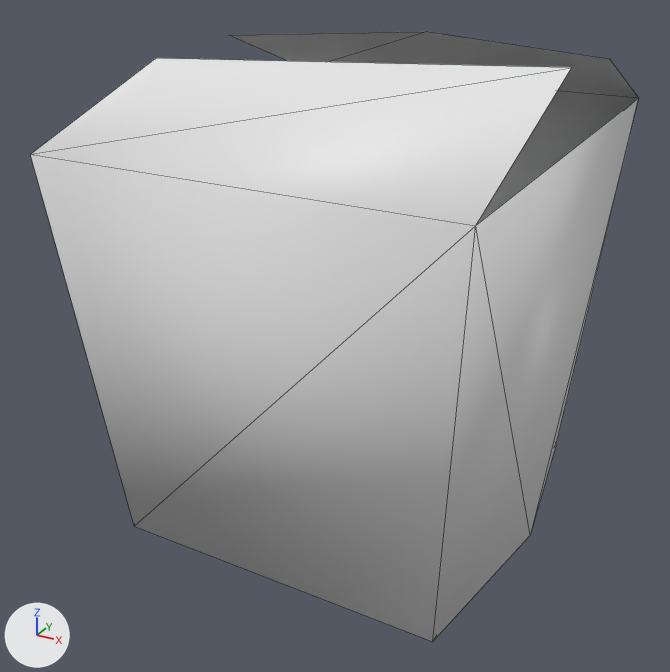
One commit to the FBX model Assets/Models/box_paper.fbx: the scene before it, then after it.
Both versions are drawn from a camera (50 mm lens) standing at (0.791, -1.654, 1.188) and looking at (-0.075, -0.08, 0.401). Arrows for +X, +Y and +Z are at lower left; the lights stay in place. Mesh edges are drawn as thin lines. Materials are left out; every surface is plain grey.

Objects in the first picture: 'box_paper'.
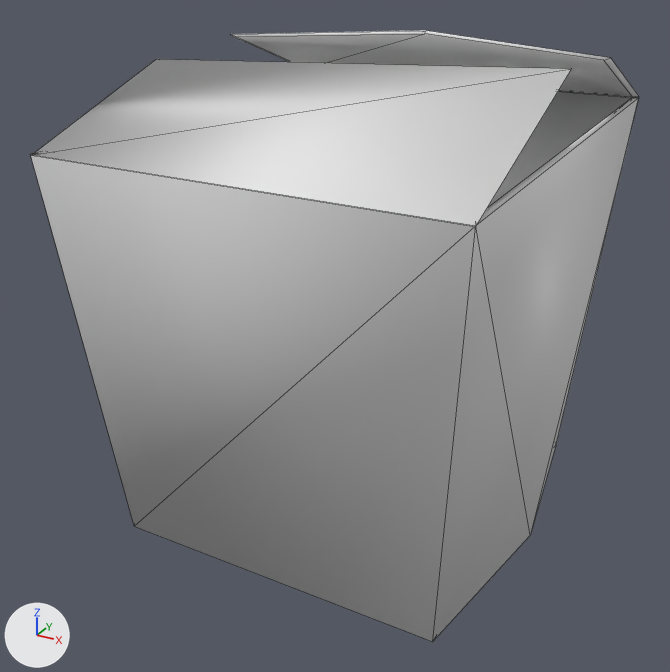
Where the newer file only moved an object's origin or applied its transform, the numbers keep the older frame.

Patch to the scene script:
```diff
--- a/Assets/Models/box_paper.fbx.py
+++ b/Assets/Models/box_paper.fbx.py
@@ me_box_paper @@
 # used by ob_box_paper; location = (0.0, 0.0, 0.4)
-me_box_paper.from_pydata(...)  # 16 vertices, 19 faces; spans x -0.502..0.384, y -0.525..0.478, z -0.4..0.599
+me_box_paper.from_pydata(...)  # 22 vertices, 34 faces; spans x -0.502..0.382, y -0.525..0.478, z -0.4..0.459
+# me_box_paper part 1
+# 5 vertices are removed from x -0.471..0.384, y -0.132..0.146, z 0.549..0.599
+# 4 faces are deleted
+# 11 vertices are added at x -0.488..0.371, y -0.499..0.454, z -0.356..0.459
+# 19 new faces join them
@@ me_lid_b @@
+me_lid_b.from_pydata([(-0.445, 0.046, 0.009), (0.371, 0.014, 0.011), (0.373, 0.387, 0.16), (-0.451, 0.395, 0.125), (-0.458, 0.021, 0.005), (0.382, -0.012, 0.008), (0.384, 0.38, 0.165), (-0.464, 0.389, 0.128)], [], [(1, 0, 2), (2, 0, 3), (5, 6, 4), (6, 7, 4), (0, 4, 7, 3), (3, 7, 6, 2), (1, 2, 3, 7, 6, 5), (1, 5, 4, 0)])
@@ me_lid_a @@
+me_lid_a.from_pydata([(-0.458, 0.006, 0.008), (0.37, -0.024, 0.007), (-0.457, -0.31, 0.115), (0.368, -0.31, 0.114), (0.008, -0.312, 0.143), (-0.471, 0.03, 0.006), (0.381, -0.002, 0.005), (-0.471, -0.303, 0.118), (0.379, -0.302, 0.117), (0.008, -0.305, 0.149)], [], [(0, 4, 2), (4, 0, 1, 3), (5, 7, 9), (9, 8, 6, 5), (3, 1, 6, 8), (3, 8, 9, 4), (2, 4, 9, 7), (2, 7, 5, 0), (1, 0, 5, 6)])
@@ ob_lid_b @@
+ob_lid_b = bpy.data.objects.new('Lid_B', me_lid_b)
+ob_lid_b.location = (0.0, -0.511, 0.818)
@@ ob_lid_a @@
+ob_lid_a = bpy.data.objects.new('Lid_A', me_lid_a)
+ob_lid_a.location = (0.0, 0.453, 0.852)
```

Pixel boxes (x1, y1, x2, y2) of what changed, in the pictures (670 x 672 px):
'box_paper', reshaped (10% shorter): before (30, 31, 639, 642); after (30, 91, 639, 642)
'Lid_B', added: after (32, 59, 571, 226)
'Lid_A', added: after (231, 30, 639, 97)
part 1 of me_box_paper, built on: before (31, 31, 638, 226); after (475, 91, 639, 225)
